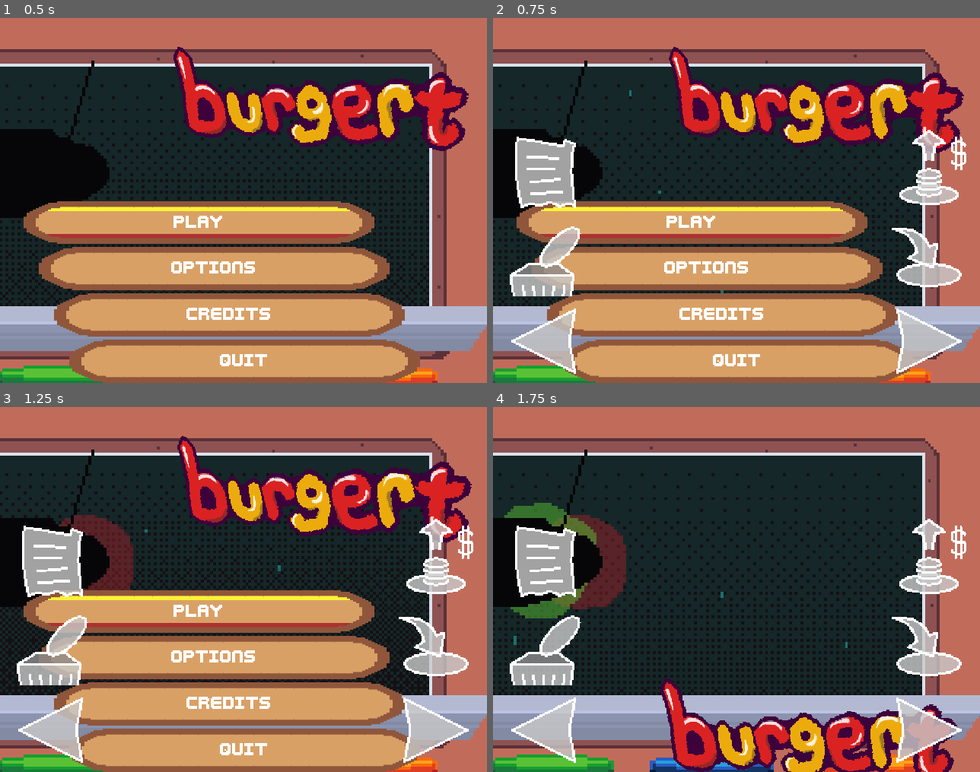
Above: before the commit, frames 1-4 (two rows, left to right).
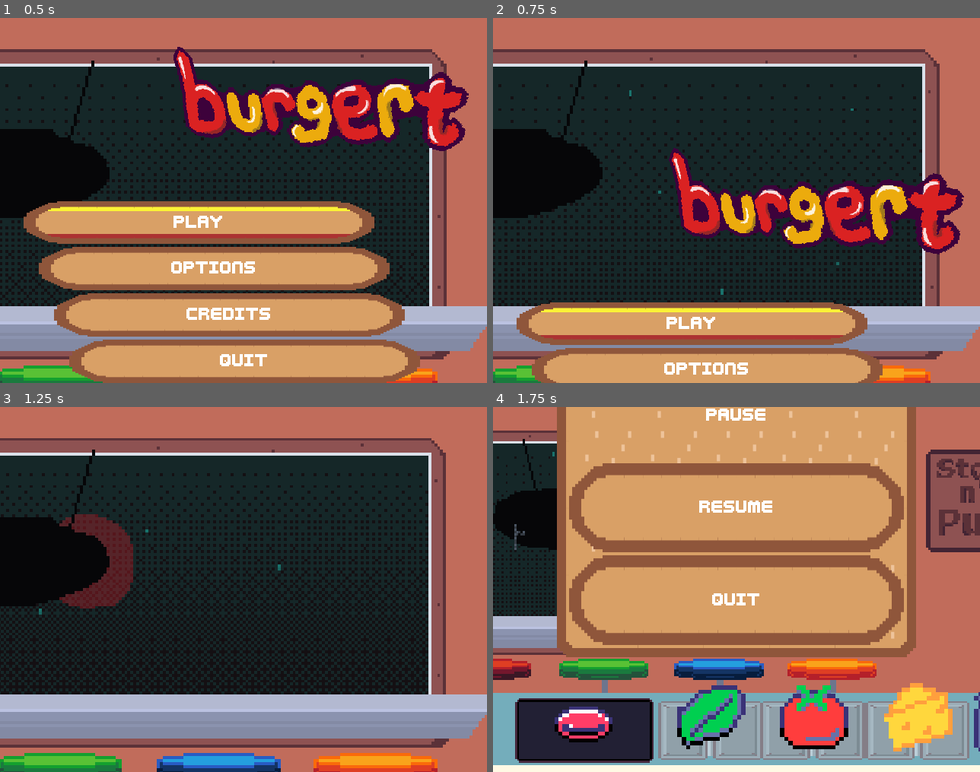
Above: after the commit, the same moments.

Repository: LettucePie/burgert
Game: Godot game, scene res://scenes/play.tscn
Two runs of this game, one before a commit and one after it. Both use one fixed random seed, a clock stepped at 60 frames per second and the inputs below. Sound files missing from this copy of the repository are replaced by a short silence.
Inputs (mouse positions are in pixels of both pictures, inside the frame that each line leads up to):
- Up to frame 1 (0.5 s): no input
- Up to frame 2 (0.75 s): click "Play" at 0.5 s
- Up to frame 3 (1.25 s): no input
- Up to frame 4 (1.75 s): tap Enter (menu) at 1.25 s; move the mouse to (843, 571) at 1.27 s; hold Right (right) from 1.28 s (still down); tap Z (confirm) at 1.35 s; click (843, 571) at 1.42 s; tap 0 at 1.55 s

Frame 1 is identical in both runs. In frame 2, 46% of the frame differs, in the area x 3-98%, y 7-100%; in frame 3, 48%; in frame 4, 92%, in the area x 0-100%, y 0-100%.

Commit message:
decoupling from touchcontrol branch

Diff:
--- a/scenes/game_container.gd
+++ /dev/null
@@ -1,96 +0,0 @@
-extends Control
-class_name GameContainer
-
-var play : Play
-@export var portal : SubViewport
-@export var render : TextureRect
-@export var touch_controls : TouchInputs
-@export var touch_gui_lifetime : float = 6.0
-@export var touch_gui_lifetime_curve : Curve
-var last_touch_time : int = 0
-
-
-func adopt(game : Play, root : Window):
-	print("Game Container adopting Play/Game: ", game, " with root of: ", root)
-	play = game
-	var mus_progress : float = game.music.get_playback_position()
-	root.remove_child(game)
-	portal.add_child(game)
-	root.content_scale_mode = 0
-	root.add_child(self)
-	game.music.play(mus_progress)
-	root.handle_input_locally = false
-	portal.handle_input_locally = true
-	game.main_menu.refocus()
-	rescale()
-
-
-# Called when the node enters the scene tree for the first time.
-func _ready():
-	render.texture.viewport_path = portal.get_path()
-
-
-# Called every frame. 'delta' is the elapsed time since the previous frame.
-func _process(delta):
-	var time_msec : int = Time.get_ticks_msec()
-	var time_elapsed : float = float(time_msec) - float(last_touch_time)
-	time_elapsed = time_elapsed / 1000
-	var progress : float = time_elapsed / touch_gui_lifetime
-	var curve_percent : float = touch_gui_lifetime_curve.sample(progress)
-	touch_controls.modulate.a = curve_percent
-
-
-func touch_mapping(event):
-	var pos : Vector2 = event.position
-	var code : Key = touch_controls.pos_to_keycode(pos)
-	var new_event : InputEventKey = InputEventKey.new()
-	new_event.keycode = code
-	if event is InputEventScreenDrag:
-		new_event.echo = true
-		new_event.pressed = true
-	else:
-		new_event.echo = event.pressed
-		new_event.pressed = event.pressed
-	print("Touch Mapping Result: ", new_event)
-	#portal.push_input(new_event, false)
-	#Input.parse_input_event(new_event)
-
-
-func _input(event):
-	if event is InputEventKey \
-	or event is InputEventJoypadButton \
-	or event is InputEventJoypadMotion:
-		portal.push_input(event, false)
-		#Input.parse_input_event(event)
-		pass
-	elif event is InputEventScreenTouch \
-	or event is InputEventScreenDrag:
-		last_touch_time = Time.get_ticks_msec()
-		touch_mapping(event)
-
-
-func _on_game_world_render_gui_input(event):
-	portal.push_input(event)
-
-
-func rescale():
-	var w = 640
-	var h = 480
-	var x = get_window().size.x
-	var y = get_window().size.y
-	var multis = [x / w, y / h]
-	var scale_factor = multis.min()
-	print("SCALE FACTOR: ", scale_factor)
-	if scale_factor == 0 and x >= 320 and y >= 240:
-		#render.size = Vector2(320, 240)
-		render.scale = Vector2(0.5, 0.5)
-		render.position = Vector2.ZERO
-	else:
-		render.scale = Vector2(scale_factor, scale_factor)
-		#render.size = Vector2(w * scale_factor, h * scale_factor)
-		render.position.x = (x / 2) - ((w * scale_factor) / 2)
-		render.position.y = (y / 2) - ((h * scale_factor) / 2)
-
-
-func _on_resized():
-	rescale()
--- a/scenes/game_container.tscn
+++ /dev/null
@@ -1,67 +0,0 @@
-[gd_scene load_steps=5 format=3 uid="uid://rsgcpc7pk037"]
-
-[ext_resource type="Script" path="res://scenes/game_container.gd" id="1_nekdu"]
-[ext_resource type="PackedScene" uid="uid://0fsnbio1axqf" path="res://scenes/ui/touch_inputs.tscn" id="2_wff6q"]
-
-[sub_resource type="Curve" id="Curve_c8uva"]
-_data = [Vector2(0.746622, 1), 0.0, 0.0, 0, 0, Vector2(1, 0), 0.0, 0.0, 0, 0]
-point_count = 2
-
-[sub_resource type="ViewportTexture" id="ViewportTexture_416yf"]
-viewport_path = NodePath("GameWorldPort")
-
-[node name="GameContainer" type="Control" node_paths=PackedStringArray("portal", "render", "touch_controls")]
-process_mode = 3
-layout_mode = 3
-anchors_preset = 15
-anchor_right = 1.0
-anchor_bottom = 1.0
-grow_horizontal = 2
-grow_vertical = 2
-mouse_filter = 1
-script = ExtResource("1_nekdu")
-portal = NodePath("GameWorldPort")
-render = NodePath("GameWorldRender")
-touch_controls = NodePath("TouchInputs")
-touch_gui_lifetime_curve = SubResource("Curve_c8uva")
-
-[node name="ColorRect" type="ColorRect" parent="."]
-texture_filter = 1
-layout_mode = 1
-anchors_preset = 15
-anchor_right = 1.0
-anchor_bottom = 1.0
-grow_horizontal = 2
-grow_vertical = 2
-mouse_filter = 2
-color = Color(0, 0, 0, 1)
-
-[node name="GameWorldPort" type="SubViewport" parent="."]
-disable_3d = true
-handle_input_locally = false
-audio_listener_enable_2d = true
-size = Vector2i(640, 480)
-
-[node name="GameWorldRender" type="TextureRect" parent="."]
-texture_filter = 1
-layout_mode = 1
-anchors_preset = 8
-anchor_left = 0.5
-anchor_top = 0.5
-anchor_right = 0.5
-anchor_bottom = 0.5
-offset_left = -320.0
-offset_top = -240.0
-offset_right = 320.0
-offset_bottom = 240.0
-grow_horizontal = 2
-grow_vertical = 2
-mouse_filter = 0
-texture = SubResource("ViewportTexture_416yf")
-
-[node name="TouchInputs" parent="." instance=ExtResource("2_wff6q")]
-layout_mode = 1
-mouse_filter = 2
-
-[connection signal="resized" from="." to="." method="_on_resized"]
-[connection signal="gui_input" from="GameWorldRender" to="." method="_on_game_world_render_gui_input"]
--- a/scenes/play.gd
+++ b/scenes/play.gd
@@ -7,8 +7,6 @@
 @export var music : Music
 ##-----------
 @export var audio_bus : AudioBusLayout
-@export var container_scene : PackedScene
-var adopted : bool = false
 
 class Settings:
 	var version : int
@@ -131,21 +129,11 @@
 		_default_settings()
 	if OS.has_feature("portmaster"):
 		_clear_joypad_inputs()
-	if OS.has_feature("mobile") and !adopted:
-		var container : GameContainer = container_scene.instantiate()
-		container.call_deferred("adopt", self, get_tree().get_root())
-		adopted = true
 
 
 func _process(delta):
 	pass
 
-
-func _input(event):
-	if event is InputEventScreenTouch and !adopted:
-		var container : GameContainer = container_scene.instantiate()
-		container.call_deferred("adopt", self, get_tree().get_root())
-		adopted = true
 
 
 func _on_main_menu_start_play():
--- a/scenes/play.tscn
+++ b/scenes/play.tscn
@@ -1,10 +1,9 @@
-[gd_scene load_steps=19 format=3 uid="uid://driqobsb18pkp"]
+[gd_scene load_steps=18 format=3 uid="uid://driqobsb18pkp"]
 
 [ext_resource type="PackedScene" uid="uid://8g4xevkrdylk" path="res://scenes/ui/main_menu.tscn" id="1_8ijes"]
 [ext_resource type="Script" path="res://scenes/play.gd" id="1_j8n80"]
 [ext_resource type="PackedScene" uid="uid://drcc15jq33yol" path="res://scenes/game/game.tscn" id="1_l5scj"]
 [ext_resource type="AudioBusLayout" uid="uid://ce7cv6nqqm3e8" path="res://default_bus_layout.tres" id="2_tutvg"]
-[ext_resource type="PackedScene" uid="uid://rsgcpc7pk037" path="res://scenes/game_container.tscn" id="3_7qtb8"]
 [ext_resource type="Script" path="res://scenes/music.gd" id="4_8x8kb"]
 [ext_resource type="AudioStream" uid="uid://bvlhxcpuhn12y" path="res://assets/sound/music/Break.mp3" id="4_o7inx"]
 [ext_resource type="AudioStream" uid="uid://blmlsy2dvv2qx" path="res://assets/sound/music/Burgert_1.mp3" id="5_lvl06"]
@@ -196,7 +195,6 @@
 main_menu = NodePath("MainMenu")
 music = NodePath("Music")
 audio_bus = ExtResource("2_tutvg")
-container_scene = ExtResource("3_7qtb8")
 
 [node name="Game" parent="." instance=ExtResource("1_l5scj")]
 
--- a/scenes/ui/touch_inputs.gd
+++ /dev/null
@@ -1,87 +0,0 @@
-extends Control
-class_name TouchInputs
-
-@onready var left = $HBoxContainer/LeftEdge/LeftArrow
-@onready var right = $HBoxContainer/RightEdge/RightArrow
-@onready var submit = $HBoxContainer/RightEdge/SendSandwhich
-@onready var confirm = $HBoxContainer/RightEdge/AddIngredient
-@onready var cancel = $HBoxContainer/LeftEdge/TrashSandwhich
-@onready var order = $HBoxContainer/LeftEdge/ViewOrder
-
-var zone_map = [
-	{
-		"code" = KEY_LEFT,
-		"pos" = Vector2.ZERO,
-		"size" = Vector2.ZERO
-	},
-	{
-		"code" = KEY_RIGHT,
-		"pos" = Vector2.ZERO,
-		"size" = Vector2.ZERO
-	},
-	{
-		"code" = KEY_UP,
-		"pos" = Vector2.ZERO,
-		"size" = Vector2.ZERO
-	},
-	{
-		"code" = KEY_Z,
-		"pos" = Vector2.ZERO,
-		"size" = Vector2.ZERO
-	},
-	{
-		"code" = KEY_X,
-		"pos" = Vector2.ZERO,
-		"size" = Vector2.ZERO
-	},
-	{
-		"code" = KEY_C,
-		"pos" = Vector2.ZERO,
-		"size" = Vector2.ZERO
-	}
-]
-
-func _ready():
-	map_touch_zones()
-
-
-func map_touch_zones():
-	zone_map[0]["pos"] = left.global_position
-	zone_map[0]["size"] = left.size
-	##
-	zone_map[1]["pos"] = right.global_position
-	zone_map[1]["size"] = right.size
-	##
-	zone_map[2]["pos"] = submit.global_position
-	zone_map[2]["size"] = submit.size
-	##
-	zone_map[3]["pos"] = confirm.global_position
-	zone_map[3]["size"] = confirm.size
-	##
-	zone_map[4]["pos"] = cancel.global_position
-	zone_map[4]["size"] = cancel.size
-	##
-	zone_map[5]["pos"] = order.global_position
-	zone_map[5]["size"] = order.size
-
-
-func pos_to_keycode(pos) -> Key:
-	var result = KEY_0
-
-	print("Looking Through Zones filtering by pos: ", pos)
-	for zone in zone_map:
-		print("Looking at Zone, ", zone)
-		if pos >= zone["pos"] and pos < (zone["pos"] + zone["size"]):
-			result = zone["code"]
-
-	return result
-
-
-func _on_resized():
-	if left != null:
-		map_touch_zones()
-
-
-func _on_update_size_timeout():
-	map_touch_zones()
-	$update_size.stop()
--- a/scenes/ui/touch_inputs.tscn
+++ /dev/null
@@ -1,113 +0,0 @@
-[gd_scene load_steps=14 format=3 uid="uid://0fsnbio1axqf"]
-
-[ext_resource type="Script" path="res://scenes/ui/touch_inputs.gd" id="1_37wk1"]
-[ext_resource type="Texture2D" uid="uid://bt66r43jvigyd" path="res://assets/images/ui/view_order_gui.png" id="2_mit08"]
-[ext_resource type="Texture2D" uid="uid://o0a8mc3idhin" path="res://assets/images/ui/trash_sandwhich_gui.png" id="3_puvvy"]
-[ext_resource type="Texture2D" uid="uid://capmpj6qs8lqi" path="res://assets/images/ui/arrow_left_gui.png" id="4_1ywls"]
-[ext_resource type="Texture2D" uid="uid://cwg0uprqg21ri" path="res://assets/images/ui/send_sandwhich_gui.png" id="5_e8a4x"]
-[ext_resource type="Texture2D" uid="uid://bpvglfwnrk7pf" path="res://assets/images/ui/add_ingredient_gui.png" id="6_v0pqa"]
-[ext_resource type="Texture2D" uid="uid://ccfyv375hycm3" path="res://assets/images/ui/arrow_right_gui.png" id="7_yihio"]
-
-[sub_resource type="StyleBoxEmpty" id="StyleBoxEmpty_2mx1r"]
-
-[sub_resource type="StyleBoxEmpty" id="StyleBoxEmpty_tsc1x"]
-
-[sub_resource type="StyleBoxEmpty" id="StyleBoxEmpty_2dvx0"]
-
-[sub_resource type="StyleBoxEmpty" id="StyleBoxEmpty_7ix6f"]
-
-[sub_resource type="StyleBoxEmpty" id="StyleBoxEmpty_inylb"]
-
-[sub_resource type="Theme" id="Theme_tq5g7"]
-Button/styles/disabled = SubResource("StyleBoxEmpty_2mx1r")
-Button/styles/focus = SubResource("StyleBoxEmpty_tsc1x")
-Button/styles/hover = SubResource("StyleBoxEmpty_2dvx0")
-Button/styles/normal = SubResource("StyleBoxEmpty_7ix6f")
-Button/styles/pressed = SubResource("StyleBoxEmpty_inylb")
-
-[node name="TouchInputs" type="Control"]
-layout_mode = 3
-anchors_preset = 15
-anchor_right = 1.0
-anchor_bottom = 1.0
-grow_horizontal = 2
-grow_vertical = 2
-mouse_filter = 1
-theme = SubResource("Theme_tq5g7")
-script = ExtResource("1_37wk1")
-
-[node name="HBoxContainer" type="HBoxContainer" parent="."]
-texture_filter = 1
-layout_mode = 1
-anchors_preset = -1
-anchor_top = 0.3
-anchor_right = 1.0
-anchor_bottom = 1.0
-grow_horizontal = 2
-grow_vertical = 2
-mouse_filter = 2
-
-[node name="LeftEdge" type="VBoxContainer" parent="HBoxContainer"]
-layout_mode = 2
-size_flags_horizontal = 3
-alignment = 2
-
-[node name="ViewOrder" type="TextureRect" parent="HBoxContainer/LeftEdge"]
-layout_mode = 2
-size_flags_vertical = 3
-texture = ExtResource("2_mit08")
-expand_mode = 1
-stretch_mode = 5
-
-[node name="TrashSandwhich" type="TextureRect" parent="HBoxContainer/LeftEdge"]
-layout_mode = 2
-size_flags_vertical = 3
-texture = ExtResource("3_puvvy")
-expand_mode = 1
-stretch_mode = 5
-
-[node name="LeftArrow" type="TextureRect" parent="HBoxContainer/LeftEdge"]
-layout_mode = 2
-size_flags_vertical = 3
-texture = ExtResource("4_1ywls")
-expand_mode = 1
-stretch_mode = 5
-
-[node name="Fill" type="Control" parent="HBoxContainer"]
-layout_mode = 2
-size_flags_horizontal = 3
-size_flags_stretch_ratio = 2.73
-mouse_filter = 2
-
-[node name="RightEdge" type="VBoxContainer" parent="HBoxContainer"]
-layout_mode = 2
-size_flags_horizontal = 3
-alignment = 2
-
-[node name="SendSandwhich" type="TextureRect" parent="HBoxContainer/RightEdge"]
-layout_mode = 2
-size_flags_vertical = 3
-texture = ExtResource("5_e8a4x")
-expand_mode = 1
-stretch_mode = 5
-
-[node name="AddIngredient" type="TextureRect" parent="HBoxContainer/RightEdge"]
-layout_mode = 2
-size_flags_vertical = 3
-texture = ExtResource("6_v0pqa")
-expand_mode = 1
-stretch_mode = 5
-
-[node name="RightArrow" type="TextureRect" parent="HBoxContainer/RightEdge"]
-layout_mode = 2
-size_flags_vertical = 3
-texture = ExtResource("7_yihio")
-expand_mode = 1
-stretch_mode = 5
-
-[node name="update_size" type="Timer" parent="."]
-one_shot = true
-autostart = true
-
-[connection signal="resized" from="." to="." method="_on_resized"]
-[connection signal="timeout" from="update_size" to="." method="_on_update_size_timeout"]
